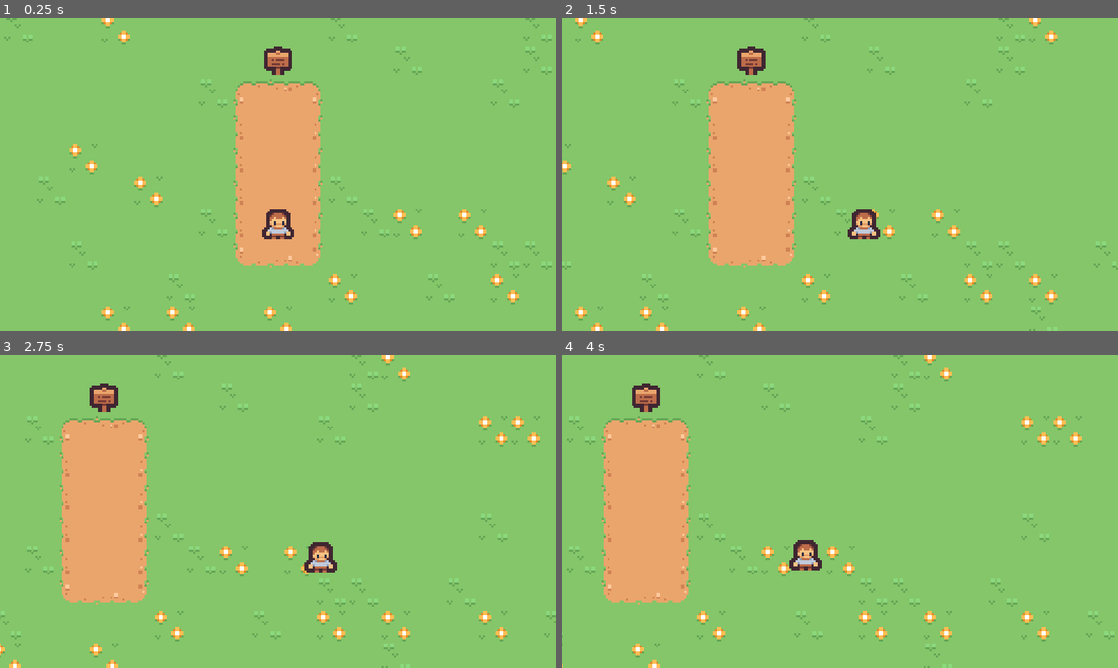
Above: before the commit, frames 1-4 (two rows, left to right).
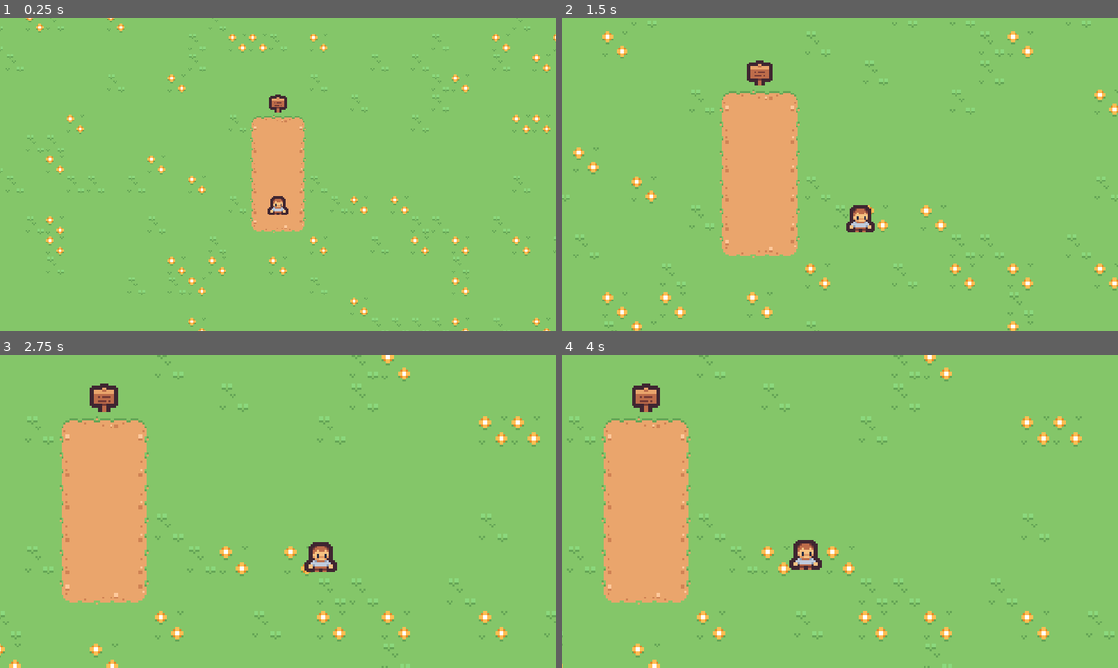
Above: after the commit, the same moments.

Repository: imkimdol/website
Game: Godot game, scene res://main_scene.tscn
Two runs of this game, one before a commit and one after it. Both use one fixed random seed, a clock stepped at 60 frames per second and the inputs below.
Inputs (mouse positions are in pixels of both pictures, inside the frame that each line leads up to):
- Up to frame 1 (0.25 s): no input
- Up to frame 2 (1.5 s): tap Enter (ui_accept) at 0.5, 0.77 s; move the mouse to (962, 158) at 0.52 s; hold D (ui_right) 0.53-1.25 s; tap O at 0.6 s; click (962, 158) at 0.67 s; drag from (728, 190) to (778, 61) at 1.27 s
- Up to frame 3 (2.75 s): move the mouse to (333, 442) at 2.02 s; hold D (ui_right) from 2.03 s (still down); tap O at 2.1 s; click (333, 442) at 2.17 s
- Up to frame 4 (4 s): release D (ui_right) at 2.75 s; drag from (812, 574) to (673, 464) at 2.77 s; move the mouse to (1006, 558) at 3.52 s; hold A (ui_left) from 3.53 s (still down); tap O at 3.6 s; click (1006, 558) at 3.67 s; tap Enter (ui_accept) at 3.77 s

The runs differ from the first frame. In frame 1, 10% of the frame differs, in the area x 0-100%, y 0-100%; in frame 2, 8.0%; in frame 3, less than 0.1%; in frame 4, less than 0.1%.

Commit message:
Add WASD to move indicator and camera zoom in

Diff:
--- a/camera.gd
+++ b/camera.gd
@@ -3,6 +3,8 @@
 func _ready():
 	Global.focus_camera.connect(on_focus_camera)
 	Global.unfocus_camera.connect(on_unfocus_camera)
+	var tween = get_tree().create_tween()
+	tween.tween_property(self, "zoom", Vector2(1.75, 1.75), 2)
 
 func on_focus_camera():
 	var tween = get_tree().create_tween()
--- a/main_scene.tscn
+++ b/main_scene.tscn
@@ -1,13 +1,17 @@
-[gd_scene load_steps=8 format=3 uid="uid://doupl4bwkdeat"]
+[gd_scene load_steps=12 format=3 uid="uid://doupl4bwkdeat"]
 
 [ext_resource type="Script" path="res://player.gd" id="1_kbqtd"]
 [ext_resource type="Script" path="res://camera.gd" id="3_lthha"]
 [ext_resource type="TileSet" uid="uid://bupwnqfgyarkl" path="res://tile_set.tres" id="3_olnpi"]
 [ext_resource type="Texture2D" uid="uid://cgvlpe8nhg1r1" path="res://assets/Tiny Dungeon/Tiles/tile_0085.png" id="4_u4isq"]
+[ext_resource type="Texture2D" uid="uid://yugt7s7qx0mf" path="res://assets/Xelu Controller Prompts/Keyboard & Mouse/W_Cropped.png" id="5_sjj1y"]
+[ext_resource type="Texture2D" uid="uid://cmtonoh2pvojv" path="res://assets/Xelu Controller Prompts/Keyboard & Mouse/A_Cropped.png" id="6_vd01n"]
+[ext_resource type="Texture2D" uid="uid://cuykqu65cx746" path="res://assets/Xelu Controller Prompts/Keyboard & Mouse/S_Cropped.png" id="7_qaxbd"]
+[ext_resource type="Texture2D" uid="uid://ciorq4u4buuu6" path="res://assets/Xelu Controller Prompts/Keyboard & Mouse/D_Cropped.png" id="8_imyld"]
 
 [sub_resource type="CapsuleShape2D" id="CapsuleShape2D_uhnas"]
-radius = 24.0
-height = 60.0
+radius = 5.75
+height = 15.0
 
 [sub_resource type="Animation" id="Animation_6r21t"]
 resource_name = "hop"
@@ -23,7 +27,7 @@
 "times": PackedFloat32Array(0, 0.1, 0.15),
 "transitions": PackedFloat32Array(1, 1.36604, 1),
 "update": 0,
-"values": [Vector2(0, 0), Vector2(0, -15), Vector2(0, 0)]
+"values": [Vector2(0, 0), Vector2(0, -4), Vector2(0, 0)]
 }
 
 [sub_resource type="AnimationLibrary" id="AnimationLibrary_okkiu"]
@@ -44,12 +48,12 @@
 
 [node name="Player" type="CharacterBody2D" parent="."]
 position = Vector2(32, 32)
+scale = Vector2(4, 4)
 collision_mask = 2
 script = ExtResource("1_kbqtd")
 
 [node name="Camera2D" type="Camera2D" parent="Player"]
 offset = Vector2(0, -96)
-zoom = Vector2(1.75, 1.75)
 process_callback = 0
 position_smoothing_enabled = true
 position_smoothing_speed = 3.0
@@ -57,11 +61,11 @@
 script = ExtResource("3_lthha")
 
 [node name="Icon" type="Sprite2D" parent="Player"]
-scale = Vector2(4, 4)
 texture = ExtResource("4_u4isq")
 
 [node name="CollisionShape2D" type="CollisionShape2D" parent="Player"]
-position = Vector2(0, 2)
+visible = false
+position = Vector2(0, 0.5)
 shape = SubResource("CapsuleShape2D_uhnas")
 
 [node name="AnimationPlayer" type="AnimationPlayer" parent="Player"]
@@ -69,3 +73,46 @@
 libraries = {
 "": SubResource("AnimationLibrary_okkiu")
 }
+
+[node name="WASDLabel" type="Node2D" parent="Player"]
+scale = Vector2(0.075, 0.075)
+
+[node name="HBoxContainer" type="HBoxContainer" parent="Player/WASDLabel"]
+z_index = 1
+offset_left = -308.0
+offset_top = -300.0
+offset_right = 309.0
+offset_bottom = -148.0
+size_flags_horizontal = 4
+
+[node name="KeysContainer" type="VBoxContainer" parent="Player/WASDLabel/HBoxContainer"]
+layout_mode = 2
+
+[node name="Top" type="HBoxContainer" parent="Player/WASDLabel/HBoxContainer/KeysContainer"]
+layout_mode = 2
+alignment = 1
+
+[node name="W" type="TextureRect" parent="Player/WASDLabel/HBoxContainer/KeysContainer/Top"]
+layout_mode = 2
+texture = ExtResource("5_sjj1y")
+
+[node name="Bottom" type="HBoxContainer" parent="Player/WASDLabel/HBoxContainer/KeysContainer"]
+layout_mode = 2
+
+[node name="A" type="TextureRect" parent="Player/WASDLabel/HBoxContainer/KeysContainer/Bottom"]
+layout_mode = 2
+texture = ExtResource("6_vd01n")
+
+[node name="S" type="TextureRect" parent="Player/WASDLabel/HBoxContainer/KeysContainer/Bottom"]
+layout_mode = 2
+texture = ExtResource("7_qaxbd")
+
+[node name="D" type="TextureRect" parent="Player/WASDLabel/HBoxContainer/KeysContainer/Bottom"]
+layout_mode = 2
+texture = ExtResource("8_imyld")
+
+[node name="Label" type="Label" parent="Player/WASDLabel/HBoxContainer"]
+layout_mode = 2
+theme_override_font_sizes/font_size = 90
+text = " to move"
+vertical_alignment = 1
--- a/player.gd
+++ b/player.gd
@@ -4,18 +4,42 @@
 const DECELLERATION = 50.0
 const MAX_SPEED = 300.0
 
+var seconds_from_last_movement_input := 0.0
+var wasd_is_showing := false
+
+func _ready():
+	$WASDLabel.modulate = Color(1,1,1,0)
+
 func _physics_process(delta):
 	var direction = Input.get_vector("ui_left", "ui_right", "ui_up", "ui_down")
 
 	if direction:
+		seconds_from_last_movement_input = 0
 		velocity += direction * ACCELERATION
 
 		if velocity.length_squared() > MAX_SPEED ** 2:
 			velocity = velocity.limit_length(MAX_SPEED)
+
+		if wasd_is_showing:
+			hide_wasd()
 	else:
 		velocity.x = move_toward(velocity.x, 0, DECELLERATION)
 		velocity.y = move_toward(velocity.y, 0, DECELLERATION)
+		seconds_from_last_movement_input += delta
 
 	move_and_slide()
 	if velocity.length_squared() > MAX_SPEED / 4:
 		$AnimationPlayer.play("hop")
+
+	if seconds_from_last_movement_input >= 3.0 and not wasd_is_showing:
+		show_wasd()
+
+func show_wasd():
+	var tween = get_tree().create_tween()
+	tween.tween_property($WASDLabel, "modulate", Color(1,1,1,1), 0.75)
+	wasd_is_showing = true
+
+func hide_wasd():
+	var tween = get_tree().create_tween()
+	tween.tween_property($WASDLabel, "modulate", Color(1,1,1,0), 0.15)
+	wasd_is_showing = false
Binary file added: assets/Xelu Controller Prompts/Keyboard & Mouse/A_Cropped.png
Not shown, added: assets/Xelu Controller Prompts/Keyboard & Mouse/A_Cropped.png.import
Binary file added: assets/Xelu Controller Prompts/Keyboard & Mouse/D_Cropped.png
Not shown, added: assets/Xelu Controller Prompts/Keyboard & Mouse/D_Cropped.png.import
Binary file added: assets/Xelu Controller Prompts/Keyboard & Mouse/S_Cropped.png
Not shown, added: assets/Xelu Controller Prompts/Keyboard & Mouse/S_Cropped.png.import
Binary file added: assets/Xelu Controller Prompts/Keyboard & Mouse/W_Cropped.png
Not shown, added: assets/Xelu Controller Prompts/Keyboard & Mouse/W_Cropped.png.import
